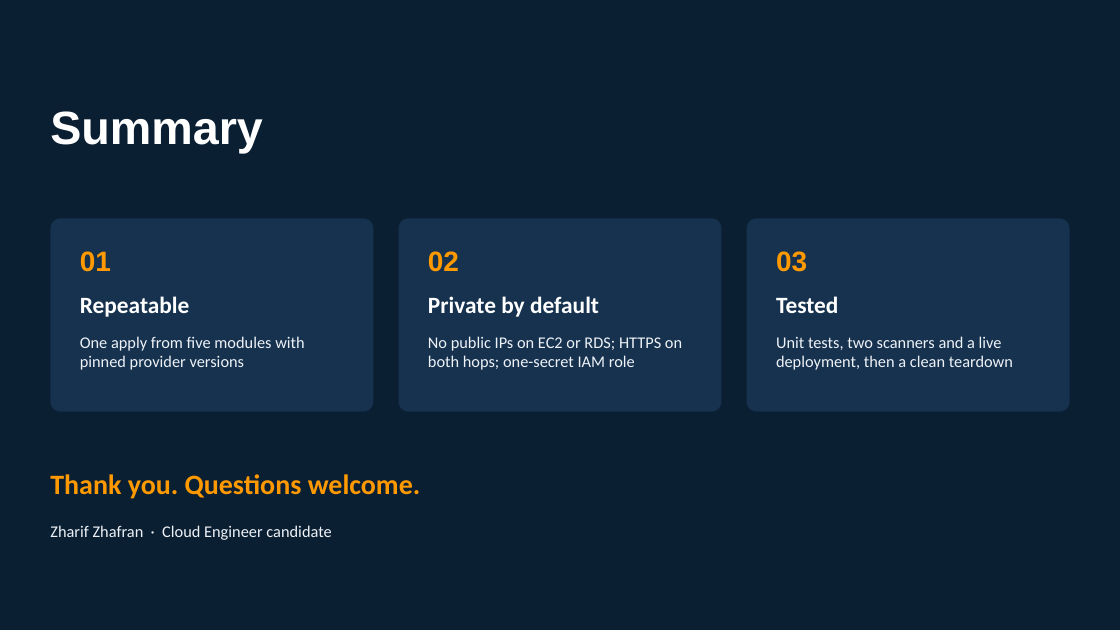
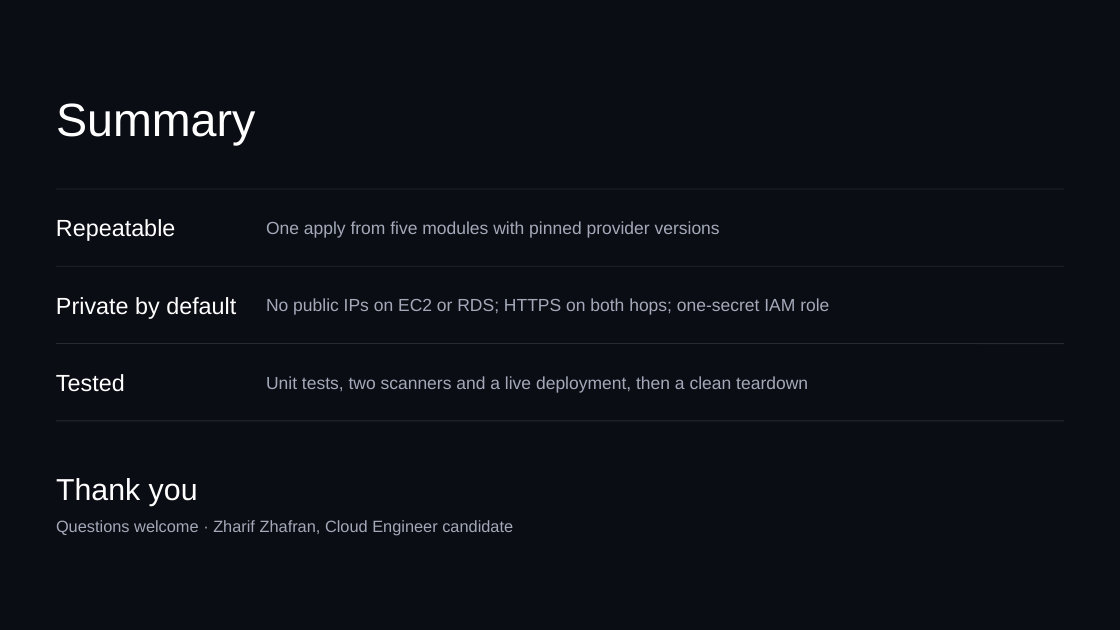
Before and after one commit to HagemaruThetha/WPApplication, a slide deck: slide 8 of presentation/School_WordPress_on_AWS.pptx. Drawn at 1120x630 pixels with LibreOffice and Linux fonts; fonts in the diff are those of the drawing. Boxes give left, top, right and bottom in pixels: in the first picture for what was removed or moved away, otherwise in the second. Text is boxed around its words. In the diff, an @@ line names an element or a change of style, - is before the commit and + after.

```diff
--- a/presentation/School_WordPress_on_AWS.pptx
+++ b/presentation/School_WordPress_on_AWS.pptx
@@ background #0B1F33 to #0B0D14 @@
@@ title "Summary" at <box>56,103,255,145</box>: bold off @@
@@ text "Repeatable": place and size @@
-text "Repeatable" at <box>80,296,190,317</box>
+text "Repeatable" at <box>56,219,175,241</box>
@@ line added from (56, 189) to (1065, 189), #262A33 0.75 pt @@
@@ size 14 to 15 pt, font Calibri to Arial, text colour #EEF2F7 to #A3A9B8; vertical alignment top to middle in 3 elements at <box>266,376,808,393</box>, <box>266,298,829,315</box>, <box>266,221,720,238</box> @@
@@ text "One apply from five modules ...": place and size @@
-text "One apply from five modules ..." at <box>80,336,304,370</box>
+text "One apply from five modules ..." at <box>266,221,720,238</box>
@@ rounded rectangle removed at <box>50,218,373,412</box> @@
@@ rounded rectangle removed at <box>398,218,721,412</box> @@
@@ rounded rectangle removed at <box>747,218,1070,412</box> @@
@@ text "Private by default": place and size @@
-text "Private by default" at <box>428,296,599,317</box>
+text "Private by default" at <box>56,297,236,319</box>
@@ line added from (56, 266) to (1065, 266), #262A33 0.75 pt @@
@@ text removed at <box>80,251,111,272</box> @@
-01
@@ text "No public IPs on EC2 ...": place and size @@
-text "No public IPs on EC2 ..." at <box>428,336,682,370</box>
+text "No public IPs on EC2 ..." at <box>266,298,829,315</box>
@@ text removed at <box>428,251,459,272</box> @@
-02
@@ text removed at <box>776,251,807,272</box> @@
-03
@@ font Calibri to Arial, bold off; vertical alignment top to middle in 3 elements at <box>56,219,175,241</box>, <box>56,297,236,319</box>, <box>56,374,125,392</box> @@
@@ text "Tested": place and size @@
-text "Tested" at <box>776,296,838,313</box>
+text "Tested" at <box>56,374,125,392</box>
@@ line added from (56, 344) to (1065, 344), #262A33 0.75 pt @@
@@ text "Unit tests, two scanners and ...": place and size @@
-text "Unit tests, two scanners and ..." at <box>776,336,1013,370</box>
+text "Unit tests, two scanners and ..." at <box>266,376,808,393</box>
@@ line added from (56, 421) to (1065, 421), #262A33 0.75 pt @@
@@ text at <box>56,478,198,506</box>: text changed; size 24 to 26 pt; font Calibri to Arial; text colour #FF9900 to #FFFFFF; bold off @@
-Thank you. Questions welcome.
+Thank you
@@ text at <box>56,520,513,536</box>: text changed; font Calibri to Arial; text colour #EEF2F7 to #A3A9B8 @@
-Zharif Zhafran · Cloud Engineer candidate
+Questions welcome · Zharif Zhafran, Cloud Engineer candidate
```
Also in this commit, not shown: 7 other slides changed, 7 other files.
